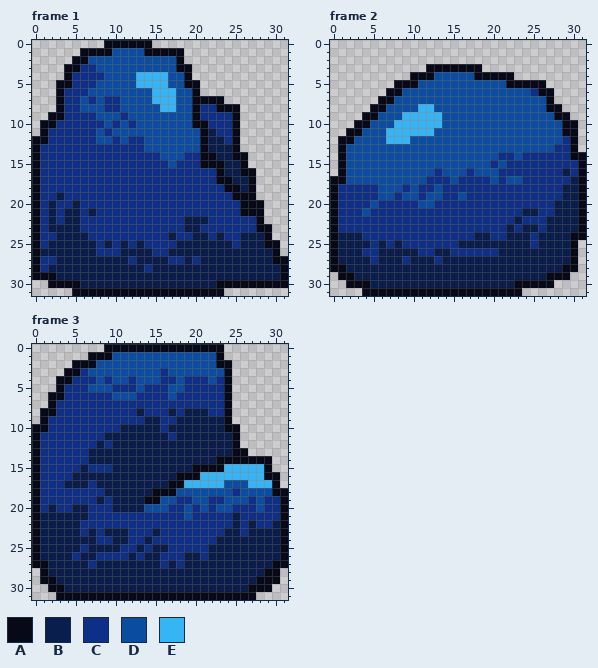
Pixel-art file, stored at Asperite FIles/temp_rock.aseprite. The picture above was drawn from the file before the commit.
32x32 pixels, 3 frames. Shown: frame 1, frame 2, frame 3.
Palette (. is transparent): A #070918  B #091e4d  C #0d2f87  D #0a4ca0  E #36b5f5
Pixels before, frame 1, first column x 0:
 0 .........AAAAAA.................
 1 ......AAAADDDDAAAAA.............
 2 .....AADDDDDDDDDDDA.............
 3 ....AACCDDDDDDDDDDAA............
 4 ....ACCCCDDDDEEEEDDA............
 5 ...AACCCDDDDDEEEEDDAA...........
 6 ...ACCCDDDDDDDDEEEDDA...........
 7 ...ACCDCDCCDDDDEEEDDAAAA........
 8 ...ACCDDDCCDDDDDEEDDACCAAA......
 9 ..AACCCCDDDCDDDDDDDDACCCCA......
10 .AACCCCCCDCDCDDDDDDDAACCCA......
11 .ACCCCCCDCDDDDDDDDDDDABCCA......
12 AACCCCCCDDCDCCDDDDDDDABBCA......
13 ACCCCCCCCCCCCCDDDDDDDABBBA......
14 ACCCCCCCCCCCCCCCDDDCCAABBAA.....
15 ACCCCCCCCCCCCCCCCDCCCAAABBA.....
16 ACCCCCCCCCCCCCCCCCCCCCCABBAA....
17 ACCCCCCCCCCCCCCCCCCCCCCAABBA....
18 ACCCCCCCCCCCCCCCCCCCCCCCAABA....
19 ACCBCCCCCCCCCCCCCCCCCCCCCAAA....
20 ACBCCBCCCCCCCCCCCCCCCCCCCCAAA...
21 ACBCBBCBCCCCCCCCCCCCCCCCCCAAA...
22 ACBCBBCCCCCCCCCCCCCBBBCCCCCCA...
23 ACBBBBCCCCCCCCCCCCCBBCCCCCCCAA..
24 ACCBBBBCCCCCCCCCCBCCBBCBCCBBBA..
25 ACBBBBBBCBCBCBCCCCBBBBBBBCBBBAA.
26 ABBBBBBBCCCBBBBCCBBBBBBBBBBBBBA.
27 ACCBBBBBBBBBCBBBBCCBCBBBBBBBBBAA
28 ACBBBBBBBBBBBBCBBBBBBBBBBBBBBBBA
29 AAABBBBBBBBBBBBBBBBBBBBBBBBBBBBA
30 ..AAAABBBBBBBBBBBBBBBBBAAAAAAAAA
31 .....AAAAAAAAAAAAAAAAAAA........
Pixels before, frame 2, first column x 0:
 3 ............AAAAAAA.............
 4 ..........AAADDDDDAAAAA.........
 5 ........AAADDDDDDDDDDDAAAAA.....
 6 .......AADDDDDDDDDDDDDDDDCAA....
 7 ......AADDDDDDDDDDDDDDDDDDDA....
 8 .....AADDDDEEDDDDDDDDDDDDDDAA...
 9 ....AADDDEEEEEDDDDDDDDDDDDDDAA..
10 ...AADDDEEEEEEDDDDDDDDDDDDDDDAA.
11 ..AADDDEEEEEEDDDDDDDDDDDDDDDDAA.
12 .AADDDDEEEDDDDDDDDDDDDDDDDDDDCA.
13 .ADDDDDDDDDDDDDDDDDDDDDDDDDDCCA.
14 .ADDDDDDDDDDDDDDDDDDDCCDCCCCCCAA
15 .ADDDDDDDDDDDDDDDDDDCDCCCCCCCCCA
16 .ADDDDDDDDDDDCDDDCDDDCCCCCCCCBCA
17 AADDDDDDDDDDCCCDCCCCDCDDCCCCCCBA
18 ACCCCCDDDCDCCDCCCCCCCCCCCCCCCBBA
19 ACCCCCDDCDDCDDCCDCCCCCCCCCCCCBBA
20 ACCCCDCCCCCDDCCCCCCCCCCCCCCCBBBA
21 ACCCDCCCCCCCCCCCCCCCCCCCBBCCBBBA
22 ACCCCCCCCCCCCCCCCCCCCCCBCCCBBBBA
23 ACCCCCCCCCCCCCCCCCCCCCBCBBCBBBBA
24 ABBBCCCCCCCCCCCCCCBBCCBBBCBBBBAA
25 ABBBBCBCBCCCCCCCBBBBBBBBBCBBBBA.
26 ABBBCCBBBBBCCBBCCCCCCBBBBBBBBBA.
27 ABBBBCBBBCBBBCBBBBBBBBBBBBBBBBA.
28 AABBBBBBBBBBBBBBBBBBBBBBBBBBBAA.
29 .AABBBBBBBBBBBBBBBBBBBBBBBBAAA..
30 ..AAABBBBBBBBBBBBBBBBBBAAAAA....
31 ....AAAAAAAAAAAAAAAAAAAA........
Pixels before, frame 3, first column x 0:
 0 .........AAAAAAAAAAAAAAA........
 1 .......AAADDDDDDDDDDDDDA........
 2 .....AAADDDDDDDDDDDDDDDAA.......
 3 ....AACDDDDDDDDDCDDDDDDDA.......
 4 ...AACCCDCDDCDDDCCDCCCDCA.......
 5 ...ACCCDDDCCCDCCCDDCCCCCA.......
 6 ..AACCCCCCDDDCCCCDCCCCCCA.......
 7 ..ACCCCCCCCCCCCCCCCCCCCCA.......
 8 .AACCCCCCCCCCBCCCBCBBBCCA.......
 9 .ACCCCCCCCCCCCBBCCBBBBBBA.......
10 AACCCCCCCCCBBBBBCBBBBBBBAA......
11 ACCCCCCCCBBBBBBBBCBBBBBBBA......
12 ACCCCCCCBCBBBBBBBBBBBBBBBA......
13 ACCCCCCBBBBBBBBBBBBBBBBBBAA.....
14 ACCCCCCBBBBBBBBBBBBBBBBAAAAAAA..
15 ACCCCCBCCCBBBBBBBBBBAAAAEEEEEA..
16 ACCCCBBBBBBBBBBBBBAAAEEEEEEEEAA.
17 ACCCBBBCBBBBBBBBBAAEEEEEDDDEEEA.
18 ACCCCCCCCBBBBBBAAADDDDDDDCDDDDAA
19 ACCCCCCCBCBBBBAADDCCDDCCDDDCDCCA
20 ACBCCBBCCCBBBBDDDCCDCDCDDCCCDCCA
21 ABBBBBBCCCCCCCCCCCCDCCCCCBCCCCCA
22 ABBBBBCCCCCCCCCCCCCCCCCCCBCBCCBA
23 ABBBBBCBCBBBCCCBCCCCCCCCBBCBBBBA
24 ABBBBBBBCCBBCCBCCCCCCCCBBBBBBBBA
25 ABBBBBCBBBBCCBCBBCCCCCBBBBBBBBBA
26 ABBBBCBBCCCCBCBBCCCBBCBBBBBBBBBA
27 AABBBBBCBBBBBBBBCBCBBBBBBBBBBBAA
28 .ABBBBBBBBBBBBBBBBBBBBBBBBBBBAA.
29 .AABBBBBBBBBBBBBBBBBBBBBBBBBAAA.
30 ..AABBBBBBBBBBBBBBBBBBBBBBBAAA..
31 ...AAAAAAAAAAAAAAAAAAAAAAAAA....
Now the later version:
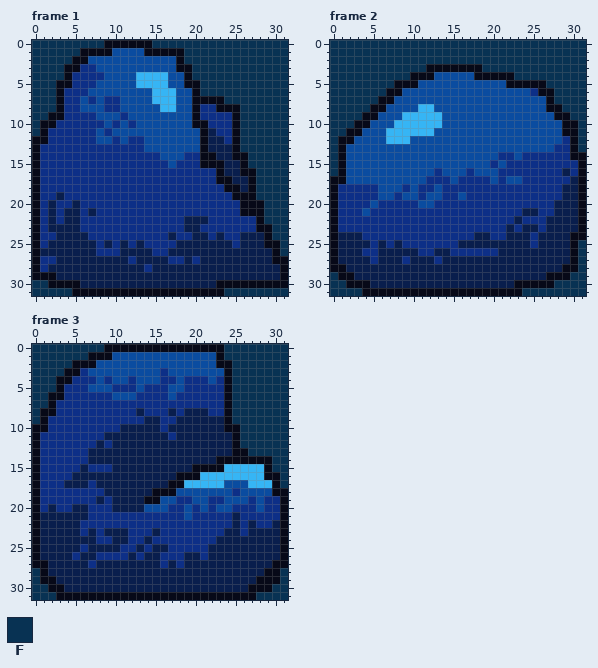
Colours new in this view: F #083253
The edit:
layer "Flattened" added
Frame 1, layer "Flattened":
y 0: x 0..8 ......... -> FFFFFFFFF; x 15..31 ................. -> FFFFFFFFFFFFFFFFF
y 1: x 0..5 ...... -> FFFFFF; x 19..31 ............. -> FFFFFFFFFFFFF
y 2: x 0..4 ..... -> FFFFF; x 19..31 ............. -> FFFFFFFFFFFFF
y 3..4: x 0..3 .... -> FFFF; x 20..31 ............ -> FFFFFFFFFFFF
y 5..6: x 0..2 ... -> FFF; x 21..31 ........... -> FFFFFFFFFFF
y 7: x 0..2 ... -> FFF; x 24..31 ........ -> FFFFFFFF
y 8: x 0..2 ... -> FFF; x 26..31 ...... -> FFFFFF
y 9: x 0..1 .. -> FF; x 26..31 ...... -> FFFFFF
y 10..11: x 0 . -> F; x 26..31 ...... -> FFFFFF
y 12..13: x 26..31 ...... -> FFFFFF
y 14..15: x 27..31 ..... -> FFFFF
y 16..19: x 28..31 .... -> FFFF
y 20..22: x 29..31 ... -> FFF
y 23..24: x 30..31 .. -> FF
y 25..26: x 31 . -> F
y 30: x 0..1 .. -> FF
y 31: x 0..4 ..... -> FFFFF; x 24..31 ........ -> FFFFFFFF
Frame 2, layer "Flattened":
y 0..2: x 0..31 ................................ -> FFFFFFFFFFFFFFFFFFFFFFFFFFFFFFFF
y 3: x 0..11 ............ -> FFFFFFFFFFFF; x 19..31 ............. -> FFFFFFFFFFFFF
y 4: x 0..9 .......... -> FFFFFFFFFF; x 23..31 ......... -> FFFFFFFFF
y 5: x 0..7 ........ -> FFFFFFFF; x 27..31 ..... -> FFFFF
y 6: x 0..6 ....... -> FFFFFFF; x 28..31 .... -> FFFF
y 7: x 0..5 ...... -> FFFFFF; x 28..31 .... -> FFFF
y 8: x 0..4 ..... -> FFFFF; x 29..31 ... -> FFF
y 9: x 0..3 .... -> FFFF; x 30..31 .. -> FF
y 10: x 0..2 ... -> FFF; x 31 . -> F
y 11: x 0..1 .. -> FF; x 31 . -> F
y 12..13: x 0 . -> F; x 31 . -> F
y 14..16: x 0 . -> F
y 25..28: x 31 . -> F
y 29: x 0 . -> F; x 30..31 .. -> FF
y 30: x 0..1 .. -> FF; x 28..31 .... -> FFFF
y 31: x 0..3 .... -> FFFF; x 24..31 ........ -> FFFFFFFF
Frame 3, layer "Flattened":
y 0: x 0..8 ......... -> FFFFFFFFF; x 24..31 ........ -> FFFFFFFF
y 1: x 0..6 ....... -> FFFFFFF; x 24..31 ........ -> FFFFFFFF
y 2: x 0..4 ..... -> FFFFF; x 25..31 ....... -> FFFFFFF
y 3: x 0..3 .... -> FFFF; x 25..31 ....... -> FFFFFFF
y 4..5: x 0..2 ... -> FFF; x 25..31 ....... -> FFFFFFF
y 6..7: x 0..1 .. -> FF; x 25..31 ....... -> FFFFFFF
y 8..9: x 0 . -> F; x 25..31 ....... -> FFFFFFF
y 10..12: x 26..31 ...... -> FFFFFF
y 13: x 27..31 ..... -> FFFFF
y 14..15: x 30..31 .. -> FF
y 16..17: x 31 . -> F
y 28..29: x 0 . -> F; x 31 . -> F
y 30: x 0..1 .. -> FF; x 30..31 .. -> FF
y 31: x 0..2 ... -> FFF; x 28..31 .... -> FFFF
